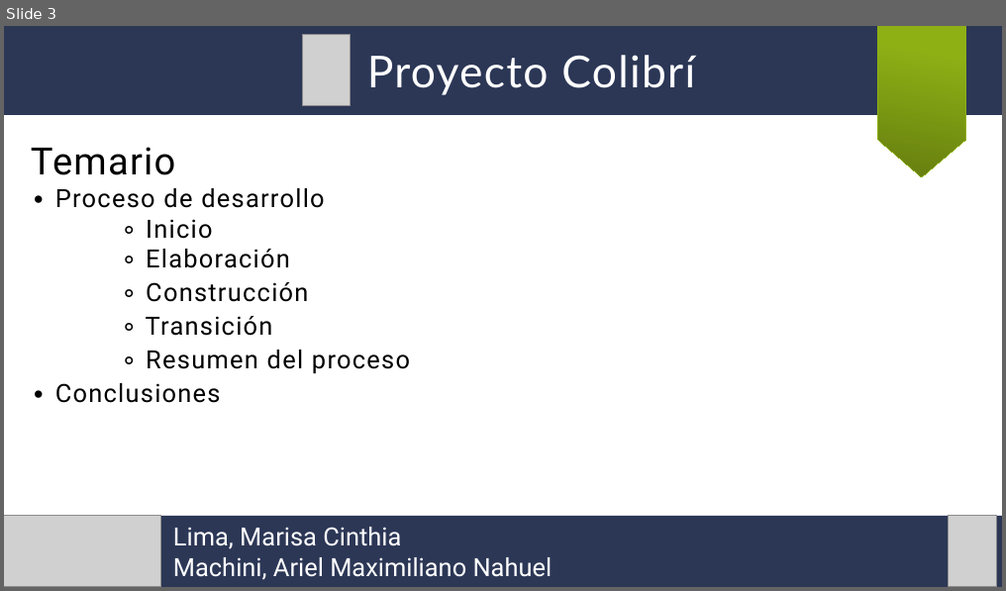
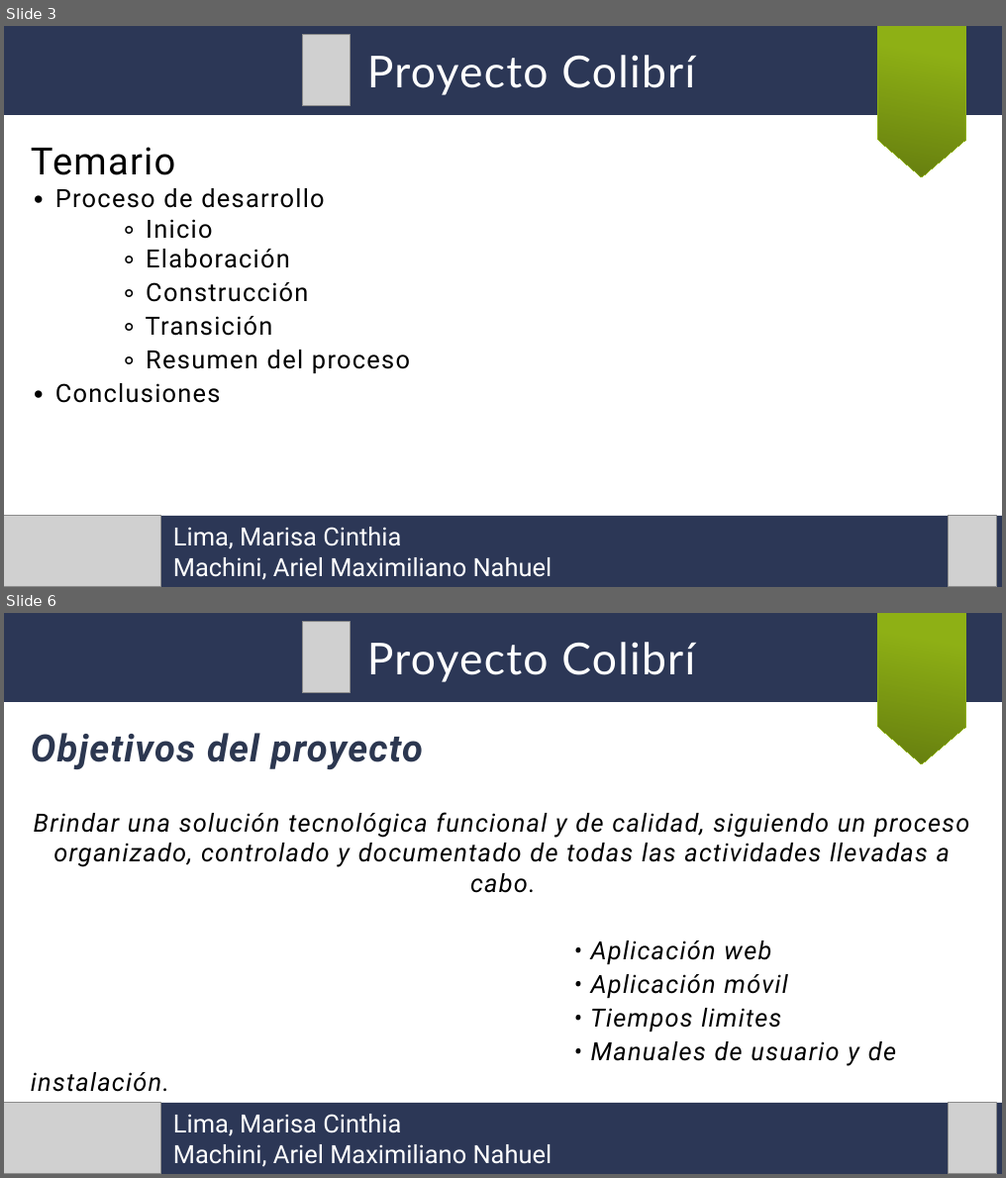
Before and after one commit to arielmachini/Caciar, a slide deck: Archivo/Presentaciones/Presentación final.odp. Shown one above the other, each under a label of ours: slide 3 before the commit, slides 3 and 6 after it; the slides between them are not shown. The pictures are 1006x591 and 1006x1178 pixels, drawn with LibreOffice and Linux fonts; fonts in the diff are those of the drawing; grey boxes stand for pictures. Boxes give left, top, right and bottom in pixels: in the first picture for what was removed or moved away, otherwise in the second. Text is boxed around its words. In the diff, an @@ line names an element or a change of style, - is before the commit and + after.

```diff
--- a/Archivo/Presentaciones/Presentación final.odp
+++ b/Archivo/Presentaciones/Presentación final.odp
@@ slide 6 added at bbox=[4, 613, 1002, 1174], background #FFFFFF @@
@@ rectangle added at bbox=[4, 613, 1002, 702], fill #2C3756 @@
@@ picture added at bbox=[303, 622, 350, 693] @@
@@ text added at bbox=[367, 642, 695, 682], 35 pt, text #FFFFFF @@
+Proyecto Colibrí
@@ freeform shape added at bbox=[877, 613, 966, 764], fill gradient #8EB015 to #8EAF15 to #8DAF15 to #8DAE15 to #8CAE15 to #8CAD15, outline #8EB015 0 pt @@
@@ text added at bbox=[31, 733, 969, 1066], 20 pt, text #000000, italic @@
+Objetivos del proyecto
+Brindar una solución tecnológica funcional y de calidad, siguiendo un proceso organizado, controlado y documentado de todas las actividades llevadas a cabo.
+• Aplicación web
+• Aplicación móvil
+• Tiempos limites
+• Manuales de usuario y de instalación.
@@ rectangle added at bbox=[4, 1103, 1002, 1174], fill #2C3756 @@
@@ picture added at bbox=[4, 1103, 160, 1174] @@
@@ text added at bbox=[173, 1114, 552, 1167], 20 pt, text #FFFFFF @@
+Lima, Marisa Cinthia
+Machini, Ariel Maximiliano Nahuel
@@ picture added at bbox=[948, 1103, 997, 1174] @@
```
Also in this commit, not shown: 3 slides changed, 11 other slides added, 11 other files.
